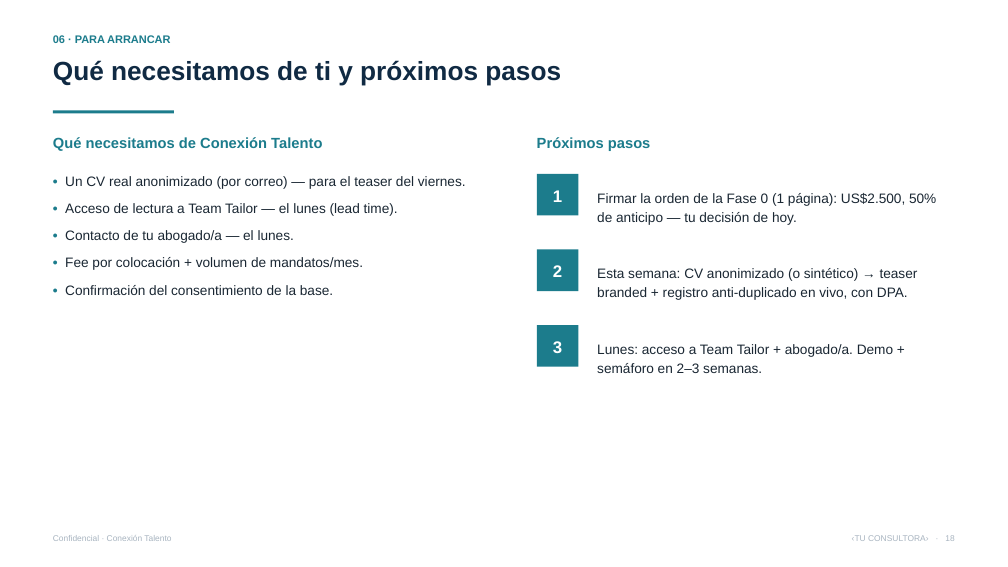
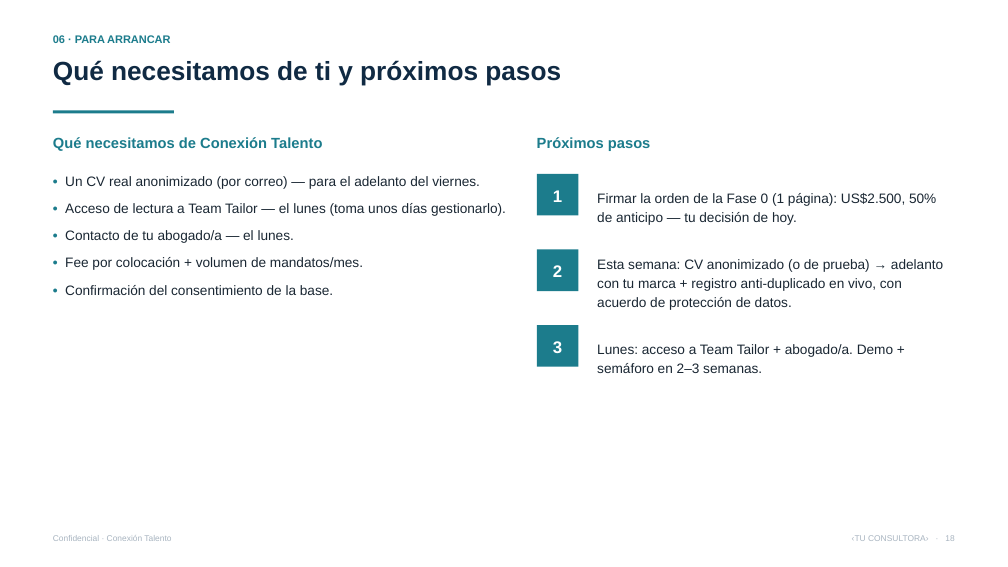
Before and after one commit to vverlaine/conexion-talento-ia, a slide deck: slide 18 of 04-propuesta/Presentacion-Conexion-Talento.pptx. Drawn at 1008x567 pixels with LibreOffice and Linux fonts; fonts in the diff are those of the drawing. Boxes give left, top, right and bottom in pixels: in the first picture for what was removed or moved away, otherwise in the second. Text is boxed around its words. In the diff, an @@ line names an element or a change of style, - is before the commit and + after.

```diff
--- a/04-propuesta/Presentacion-Conexion-Talento.pptx
+++ b/04-propuesta/Presentacion-Conexion-Talento.pptx
@@ text at [65, 176, 506, 216]: text changed @@
-• Un CV real anonimizado (por correo) — para el teaser del viernes.
-• Acceso de lectura a Team Tailor — el lunes (lead time).
+• Un CV real anonimizado (por correo) — para el adelanto del viernes.
+• Acceso de lectura a Team Tailor — el lunes (toma unos días gestionarlo).
@@ text at [597, 259, 943, 310]: text changed @@
-Esta semana: CV anonimizado (o sintético) → teaser branded + registro anti-duplicado en vivo, con DPA.
+Esta semana: CV anonimizado (o de prueba) → adelanto con tu marca + registro anti-duplicado en vivo, con acuerdo de protección de datos.
```
Also in this commit, not shown: 13 other slides changed, 19 other files.
